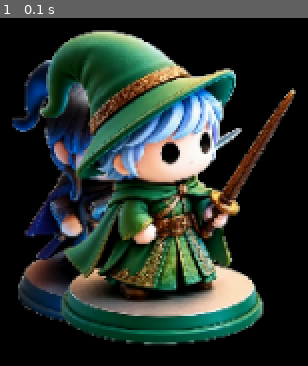
Above: before the commit, frame 1.
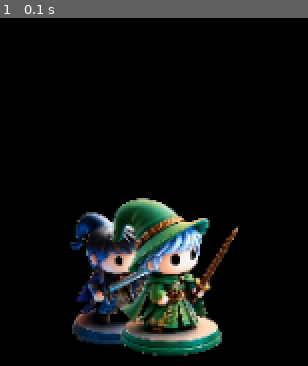
Above: after the commit, the same moment.

Repository: wafaadam548-bot/Project_pygame4
Game: pygame game, started from main.py
The game is run twice, just before and just after one commit, with the same random seed, the same clock (stepped at 60 frames per second) and the same inputs.
Inputs:
- Up to frame 1 (0.1 s): no input

The runs differ from the first frame. In frame 1, 52% of the frame differs, in the area x 3-97%, y 3-98%.

Commit message:
makeing the players smaller

Diff:
--- a/main.py
+++ b/main.py
@@ -12,12 +12,12 @@
 class Player2:
     def __init__(self):
         self.image=pg.image.load("images/player2.png")
-        self.image=pg.transform.scale(self.image,(200,200))
+        self.image=pg.transform.scale(self.image,(100,100))
         self.rect=self.image.get_rect(midbottom=(100,500 ))
 class Player:
     def __init__(self):
         self.image=(pg.image.load("images/player1.png"))
-        self.image=pg.transform.scale(self.image,(200,200))
+        self.image=pg.transform.scale(self.image,(100,100))
         self.rect=self.image.get_rect(midbottom=(70,500 ))
 screen = Screen(1000, 500)
 player=Player()
